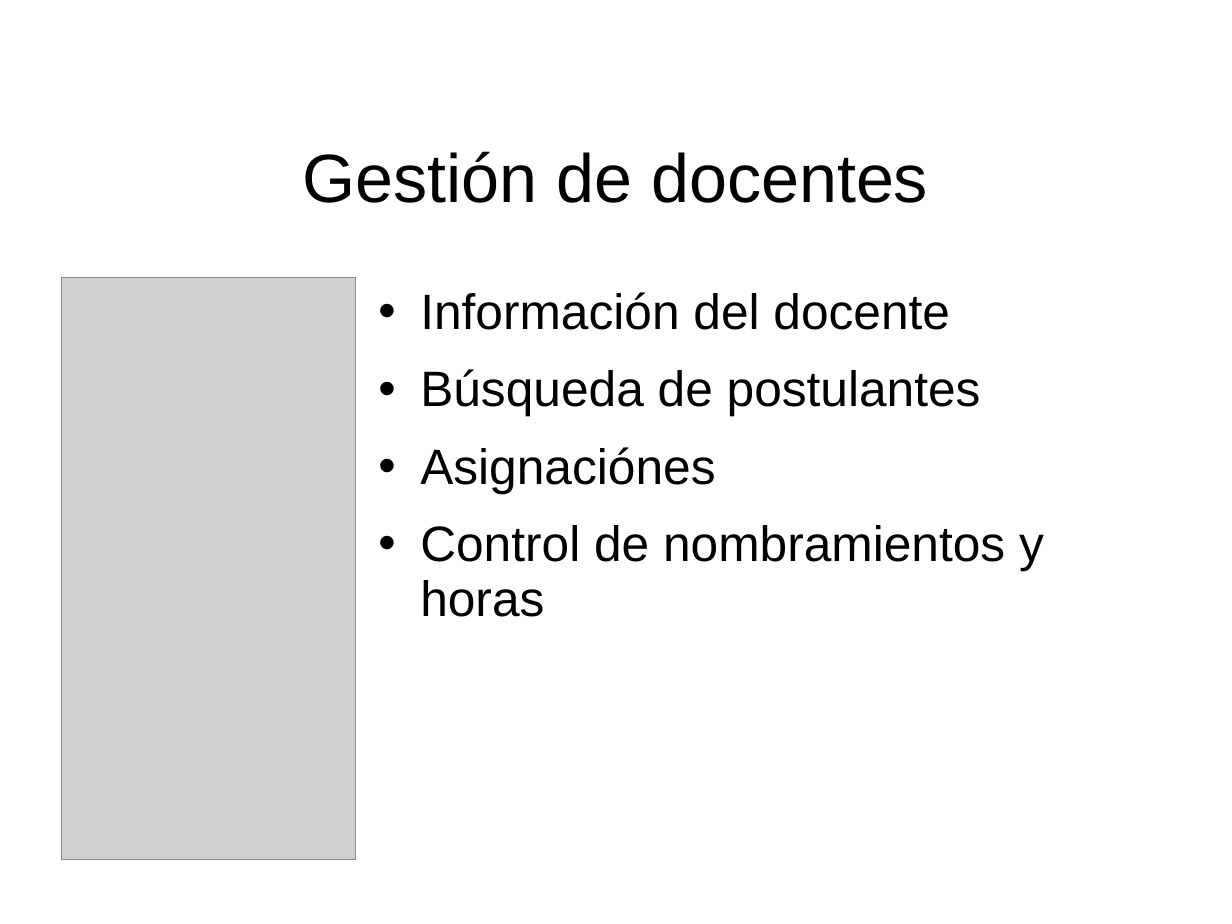
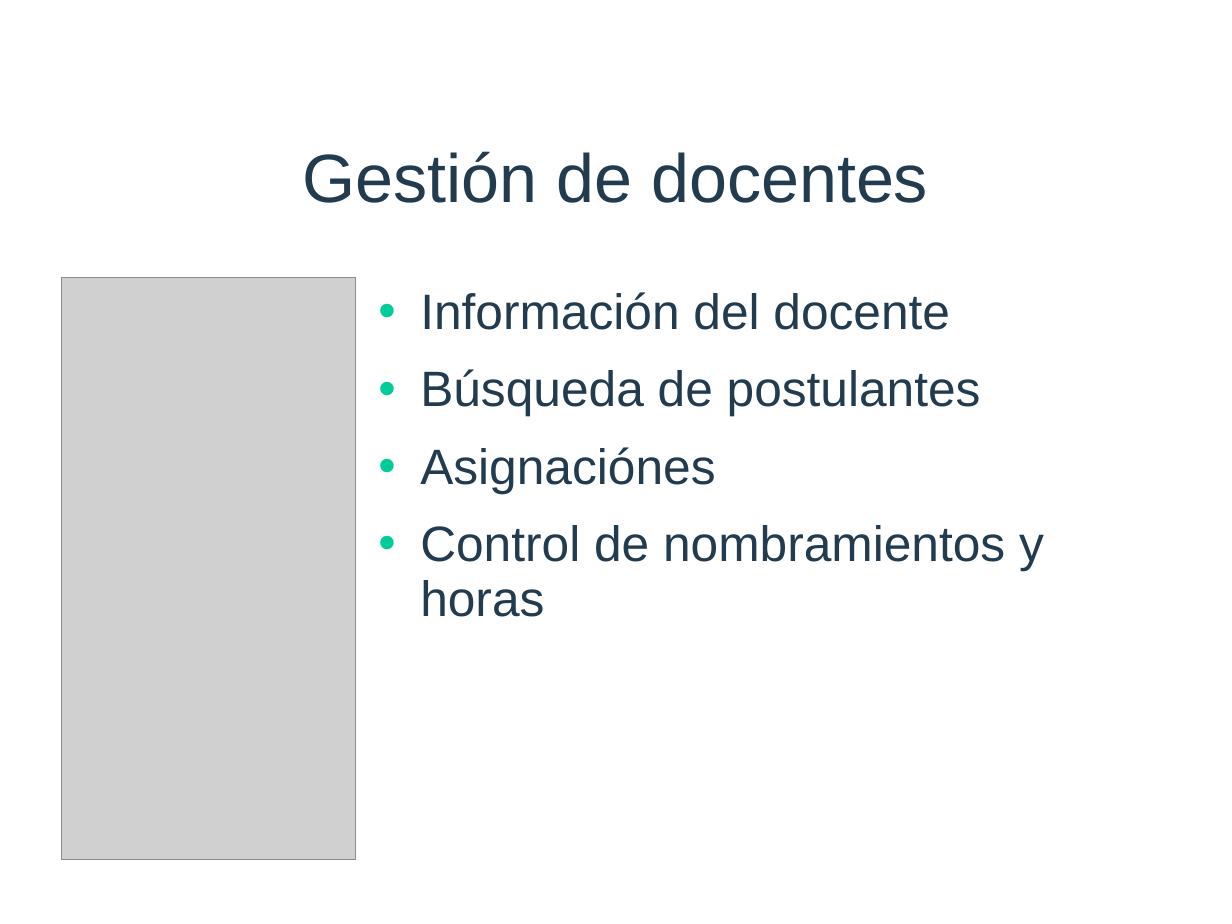
Before and after one commit to afichera/deukin, a slide deck: slide 5 of presentación.ppt. Drawn at 1232x924 pixels with LibreOffice and Linux fonts; fonts in the diff are those of the drawing; grey boxes stand for pictures; background and template pictures are left out. Boxes give left, top, right and bottom in pixels: in the first picture for what was removed or moved away, otherwise in the second. Text is boxed around its words. In the diff, an @@ line names an element or a change of style, - is before the commit and + after.

```diff
--- a/presentación.ppt
+++ b/presentación.ppt
@@ title "Gestión de docentes" at [302, 151, 928, 203]: text colour #000000 to #223B4F @@
@@ text "Información del docente" at [420, 292, 1044, 617]: text colour #000000 to #223B4F; bullet colour #000000 to #00CC99 @@
```
Also in this commit, not shown: 8 other slides changed, 2 other files.
